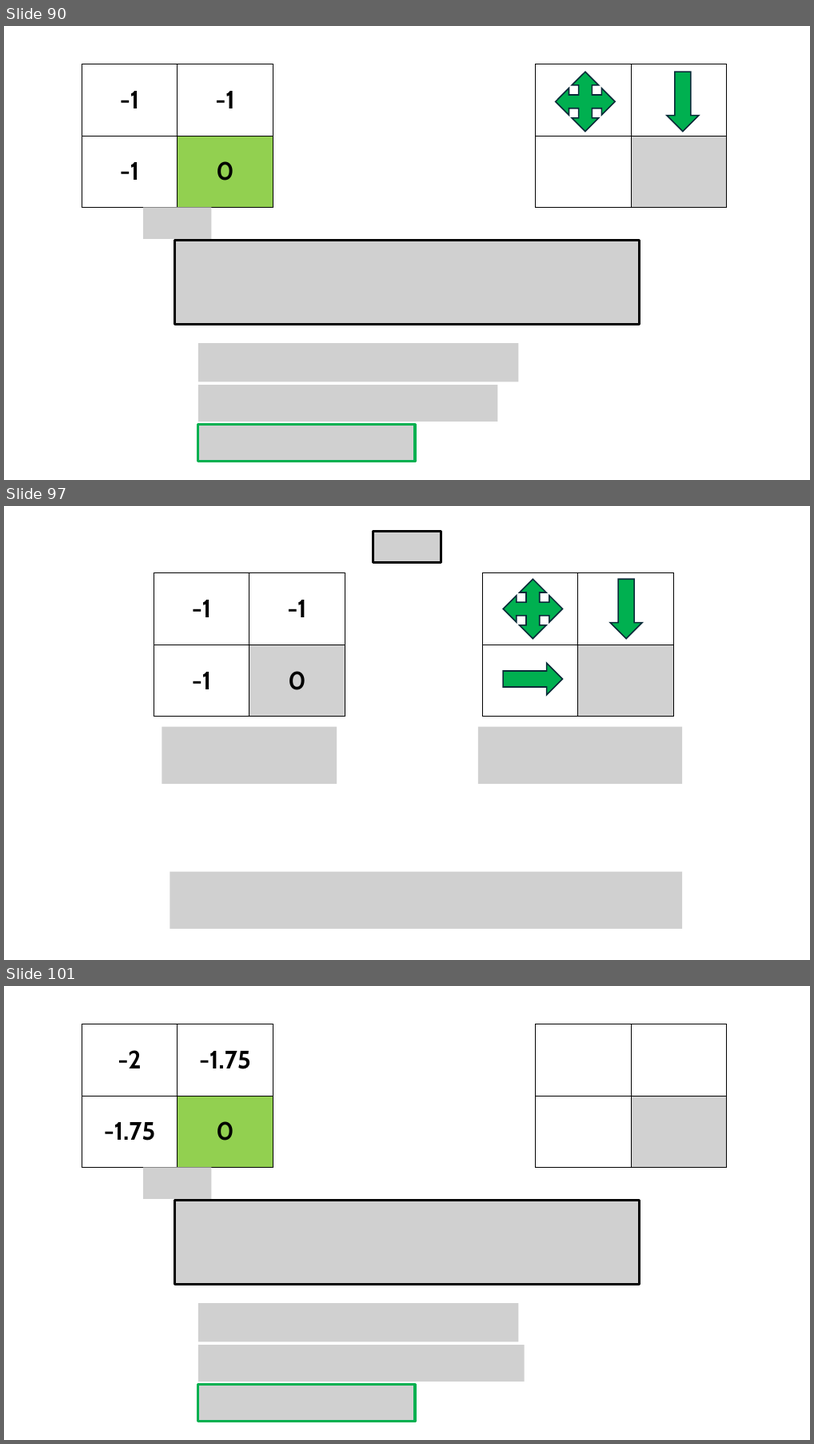
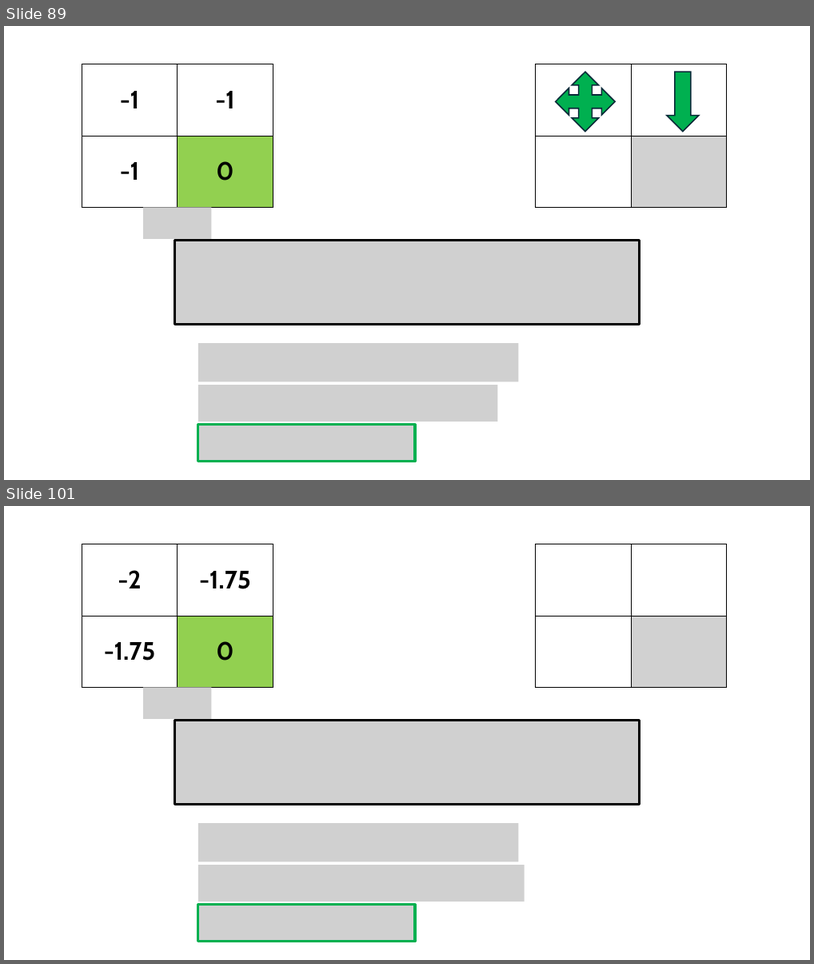
Before and after one commit to robitussin/CCRNFLRL, a slide deck: 3 - Planning by Dynamic Programming/Planning by Dynamic Programming(new).pptx. Shown one above the other, each under a label of ours: slides 90, 97 and 101 before the commit, slides 89 and 101 after it; the slides between them are not shown. The pictures are 814x1444 and 814x964 pixels, drawn with LibreOffice and Linux fonts; fonts in the diff are those of the drawing; grey boxes stand for pictures. Boxes give left, top, right and bottom in pixels: in the first picture for what was removed or moved away, otherwise in the second. Text is boxed around its words. In the diff, an @@ line names an element or a change of style, - is before the commit and + after.

```diff
--- a/3 - Planning by Dynamic Programming/Planning by Dynamic Programming(new).pptx
+++ b/3 - Planning by Dynamic Programming/Planning by Dynamic Programming(new).pptx
@@ slide 97 removed at bbox=[4, 506, 810, 960], background #FFFFFF @@
@@ picture removed at bbox=[373, 532, 442, 563] @@
@@ table removed at bbox=[154, 573, 345, 716], 2 rows, 2 columns @@
--1 | -1
--1 | 0
@@ table removed at bbox=[483, 573, 674, 716], 2 rows, 2 columns @@
- | 
- | 
@@ quad arrow removed at bbox=[504, 579, 563, 639] @@
@@ down arrow removed at bbox=[610, 579, 643, 639] @@
@@ down arrow removed at bbox=[503, 663, 562, 695] @@
@@ picture removed at bbox=[162, 727, 337, 784] @@
@@ picture removed at bbox=[478, 727, 682, 784] @@
@@ picture removed at bbox=[170, 872, 682, 928] @@
@@ what was slide 90 is now slide 89 @@
```
Also in this commit, not shown: 13 slides changed, 7 slides added, 4 other slides removed.
